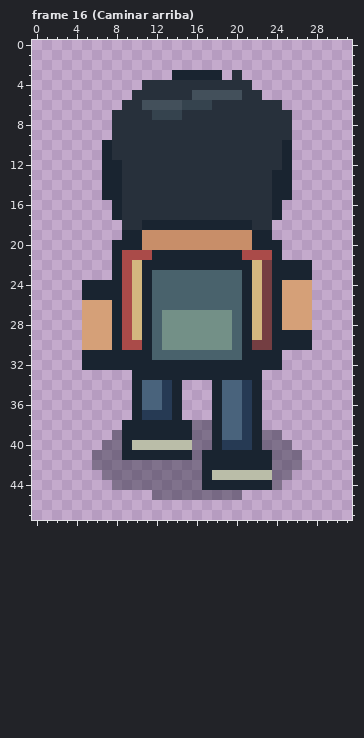
Pixel-art file -- SourceAssets/Backfranz/Editables/yamil.ase. That is the earlier state.
32x48 pixels, 16 frames. Colours within 5 levels of each other are drawn and written as one. Shown: frame 16 (Caminar arriba). The commit also changed other frames, which this record leaves out.
The same view after the edit:
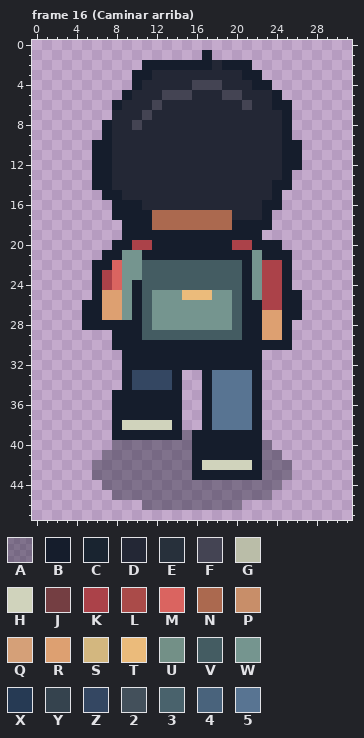
Palette (. is transparent): A #040c175a  B #151d2c  C #192430  D #232735  E #27303b  F #444453  G #babda8  H #d0d3bc  J #743e42  K #ab4249  L #aa4b49  M #da6460  N #ab694f  P #c88e69  Q #d5a078  R #dda071  S #d3b77f  T #ebbb7b  U #739087  V #445c62  W #75958f  X #263a54  Y #35434e  Z #344762  2 #43505b  3 #49626c  4 #49637c  5 #587492
What changed:
Frame 16 (Caminar arriba), layers "Detalles y luces", "Volumen y color", "Sombras":
y 1: x 17 . -> B
y 2: x 11..21 ........... -> BBBBBBBDBBB
y 3: x 10..22 ....CCCCC.E.. -> BBDDDDDDDDDBB
y 4: x 10..23 .EEEEEEEEEEE.. -> BDDDDDFFFDDDBB
y 5: x 9..24 .EEEEEE22222EE.. -> BDDDFFFDDDFFDDDB
y 6: x 8..25 .EE2222YYYEEEEEEE. -> BDDDFDDDDDDDDFDDBB
y 7: x 8..25 EEEEYYYEEEEEEEEEEE -> DDDFDDDDDDDDDDDDDB
y 8: x 7..25 .EEEEEEEEEEEEEEEEEE -> BDDFDDDDDDDDDDDDDDB
y 9: x 7..25 .EEEEEEEEEEEEEEEEEE -> BDDDDDDDDDDDDDDDDDB
y 10..11: x 6..26 .CEEEEEEEEEEEEEEEEEC. -> BBDDDDDDDDDDDDDDDDDBB
y 12: x 6..26 .CCEEEEEEEEEEEEEEEEC. -> BBDDDDDDDDDDDDDDDDDBB
y 13: x 6..25 .CCEEEEEEEEEEEEEEECC -> BBDDDDDDDDDDDDDDDDDB
y 14: x 6..25 .CCEEEEEEEEEEEEEEECC -> BBDDDDDDDDDDDDDDDDBB
y 15: x 7..25 CCEEEEEEEEEEEEEEECC -> BBDDDDDDDDDDDDDDDB.
y 16: x 8..24 CEEEEEEEEEEEEEEEC -> BBBDDDDDDDDDDDDBB
y 17: x 8..24 CEEEEEEEEEEEEEEEC -> BBBBNNNNNNNNDDDB.
y 18: x 9..23 EECCCCCCCCCCCEE -> BBBNNNNNNNNBBBB
y 19: x 9..23 CCPPPPPPPPPPPCC -> BBBBBBBBBBBBBB.
y 20: x 8..24 CCCPPPPPPPPPPPCCC -> BBKKBBBBBBBBKKBBB
y 21: x 7..25 .CLLLCCCCCCCCCLLLC. -> BBWWBBBBBBBBBBBWBBB
y 22: x 6..27 ..CLSCCCCCCCCCCCSJCCCC -> BBMWWVVVVVVVVVVBWKKB..
y 23: x 6..27 ..CLSC333333333CSJCCCC -> BKMWWVVVVVVVVVVBWKKB..
y 24: x 5..27 CCCCLSC333333333CSJCQQQ -> .BKMWBVVVVVVVVVVBWKKB..
y 25: x 5..27 CCCCLSC333333333CSJCQQQ -> .BRRWBVWWWTTTWWVBWKKBB.
y 26: x 5..27 QQQCLSC333333333CSJCQQQ -> BBRRWBVWWWWWWWWVBBKKBB.
y 27: x 5..27 QQQCLSC3UUUUUUU3CSJCQQQ -> BBRRWBVWWWWWWWWVBBRRBB.
y 28: x 5..27 QQQCLSC3UUUUUUU3CSJCQQQ -> BBBBBBVWWWWWWWWVBBRRB..
y 29: x 5..27 QQQCLSC3UUUUUUU3CSJCCCC -> ...BBBVVVVVVVVVVBBRRB..
y 30: x 5..27 QQQCLLC3UUUUUUU3CJJCCCC -> ...BBBBBBBBBBBBBBBBBB..
y 31: x 5..24 CCCCCCC333333333CCCC -> ....BBBBBBBBBBBBBB..
y 32: x 5..24 CCCCCCCCCCCCCCCCCCCC -> ....BBBBBBBBBBBBBB..
y 33: x 9..22 .CCCCCCCCCCCCC -> BZZZZB..B5555B
y 34: x 9..14 .C44XC -> BZZZZB; x 17..22 .C44XC -> B5555B
y 35..36: x 8..14 ..C44XC -> BBBBBBB; x 17..22 .C44XC -> B5555B
y 37: x 8..14 ..CXXXC -> BBBBBBB; x 17..22 .C44XC -> B5555B
y 38: x 8..22 .CCCCCCCAAC44XC -> BHHHHHB..B5555B
y 39: x 8..24 ACCCCCCCAAC44XCAA -> BBBBBBBABBBBBBB..
y 40: x 7 A -> .; x 9..22 CGGGGGGAACXXXC -> AAAAAAABBBBBBB; x 24..25 AA -> ..
y 41: x 6 A -> .; x 9..23 CCCCCCCACCCCCCC -> AAAAAAABBBBBBBA; x 25..26 AA -> ..
y 42: x 16..23 ACCCCCCC -> BHHHHHBA; x 26 A -> .
y 43: x 6 . -> A; x 16..23 ACGGGGGG -> BBBBBBBA
y 44: x 7 . -> A; x 17..23 CCCCCCC -> AAAAAAA
y 45: x 8..11 .... -> AAAA; x 21..23 ... -> AAA
y 46: x 11..20 .......... -> AAAAAAAAAA
